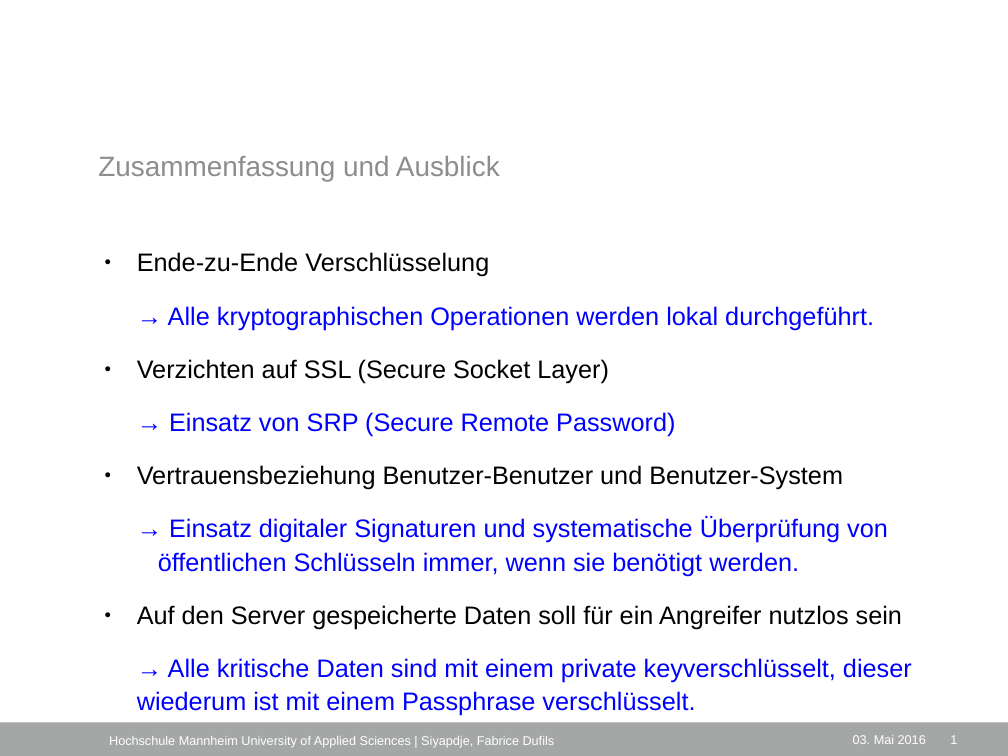
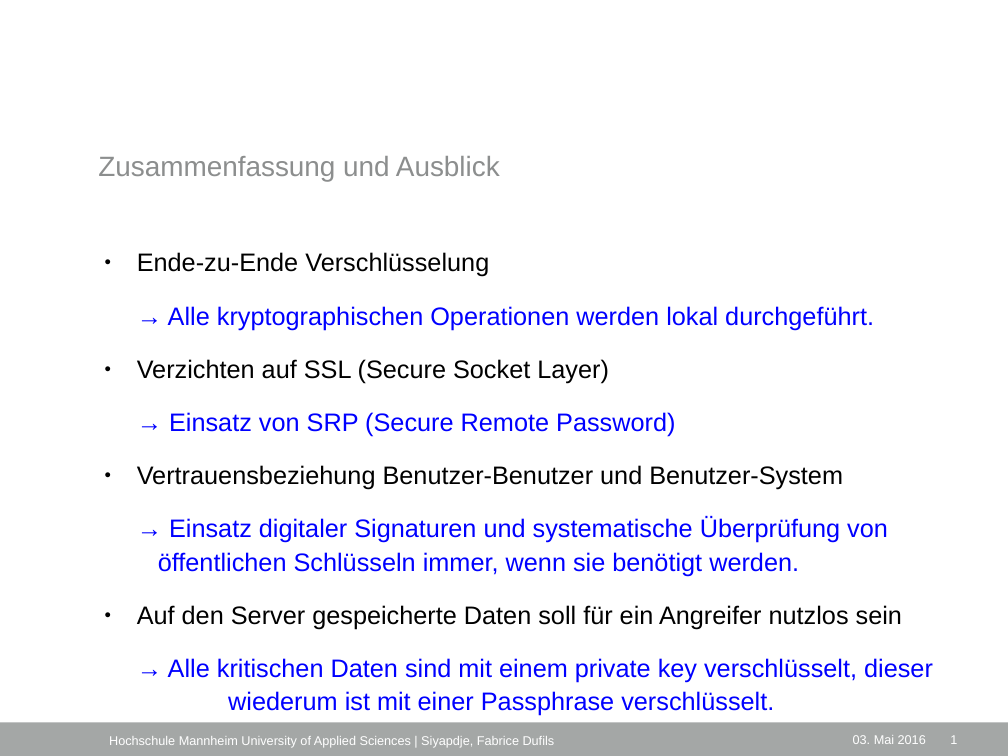
Before and after one commit to fab-du/documentations, a slide deck: slide 20 of vortrag/Untitled 1.odp (slide 21 before the commit). Drawn at 1008x756 pixels with LibreOffice and Linux fonts; fonts in the diff are those of the drawing; background and template pictures are left out. Boxes give left, top, right and bottom in pixels: in the first picture for what was removed or moved away, otherwise in the second. Text is boxed around its words. In the diff, an @@ line names an element or a change of style, - is before the commit and + after.

```diff
--- a/vortrag/Untitled 1.odp
+++ b/vortrag/Untitled 1.odp
@@ text at [168, 658, 933, 716]: text changed @@
-→ Alle kritische Daten sind mit einem private keyverschlüsselt, dieser wiederum ist mit einem Passphrase verschlüsselt.
+→ Alle kritischen Daten sind mit einem private key verschlüsselt, dieser wiederum ist mit einer Passphrase verschlüsselt.
```
Also in this commit, not shown: 16 other slides changed, 1 slide removed, 1 other file.
